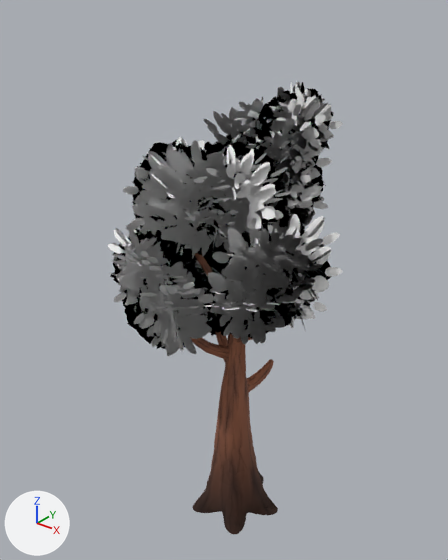
Before and after pictures for a commit that changed the glTF model public/models/CommonTree_5.glb.
Camera for both pictures: a camera (50 mm lens) standing at (4.74, -6.23, 7.65) and looking at (-0.25, 0.0, 3.79). Every picture has the same lights, and +X, +Y and +Z are marked at lower left. The picture after the commit comes second.

The first picture shows 'CommonTree_5'.
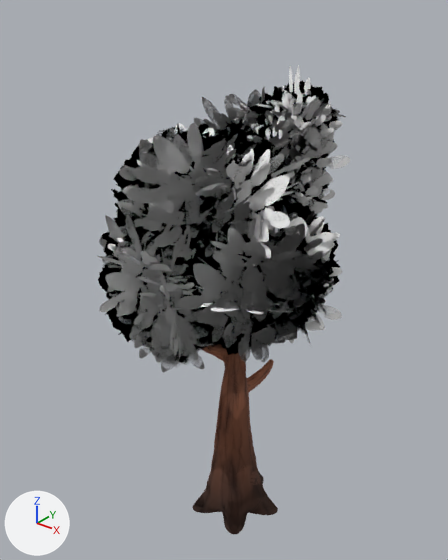
Changed parts and their boxes (x1, y1, x2, y2) in the pictures (448 x 560 px):
'LOD1', added: after (98, 65, 350, 534)
    faces in mat_leaves_normaltree: (98, 65, 350, 372)
    faces in mat_bark_normaltree: (194, 348, 277, 534)

The change, as a diff of the scene's bpy script:
```diff
--- a/public/models/CommonTree_5.glb.py
+++ b/public/models/CommonTree_5.glb.py
@@ me_lod1 @@
+me_lod1.from_pydata(...)  # 1395 vertices, 1137 faces; spans x -2.28..2.02, y -2.43..2.14, z -0.24..7.09
+# faces by material slot: [611, 526]
+me_lod1.materials.append(mat_bark_normaltree)
+me_lod1.materials.append(mat_leaves_normaltree)
@@ ob_lod1 @@
+ob_lod1 = bpy.data.objects.new('LOD1', me_lod1)
+ob_lod1.location = (0.0, 0.0, 0.0)
```
